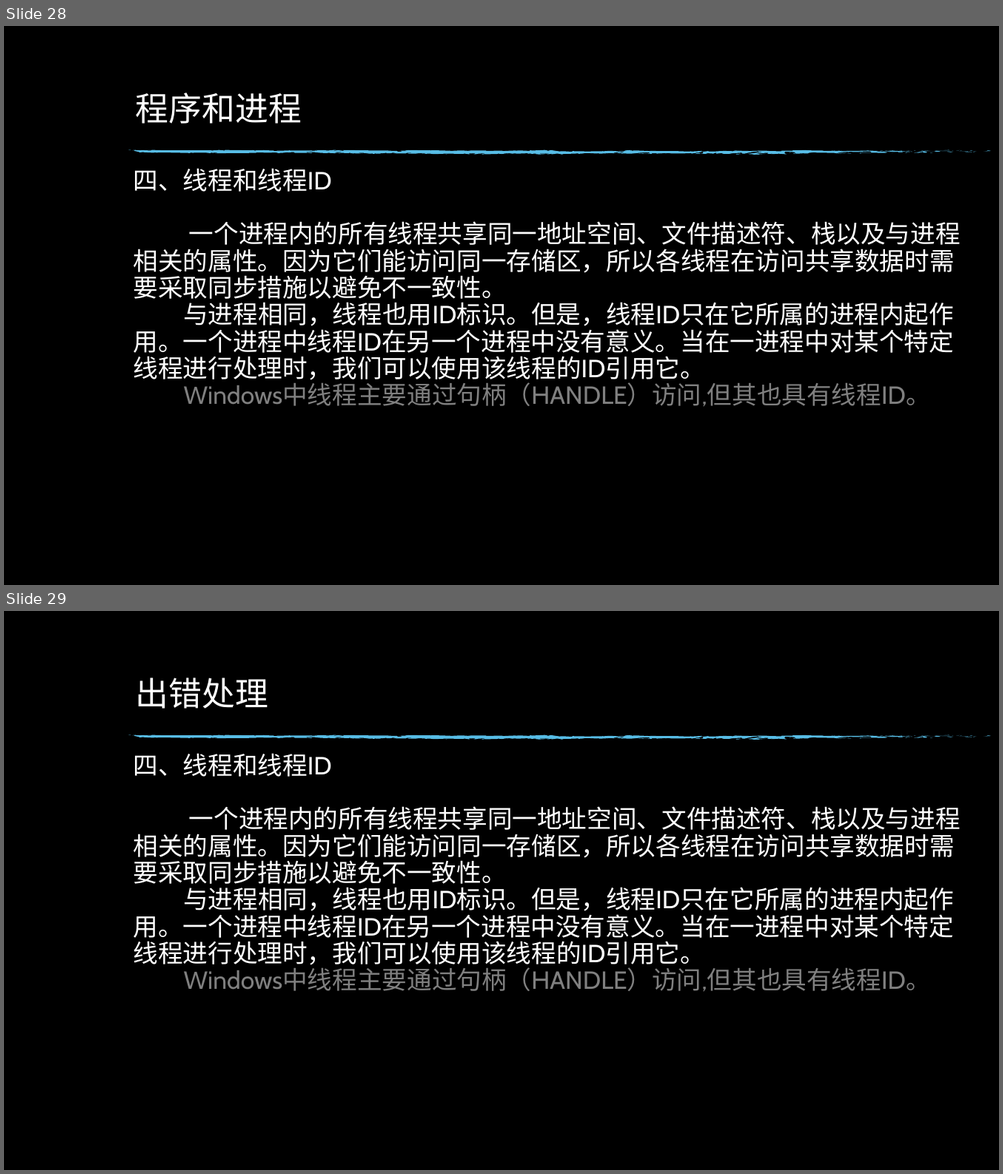
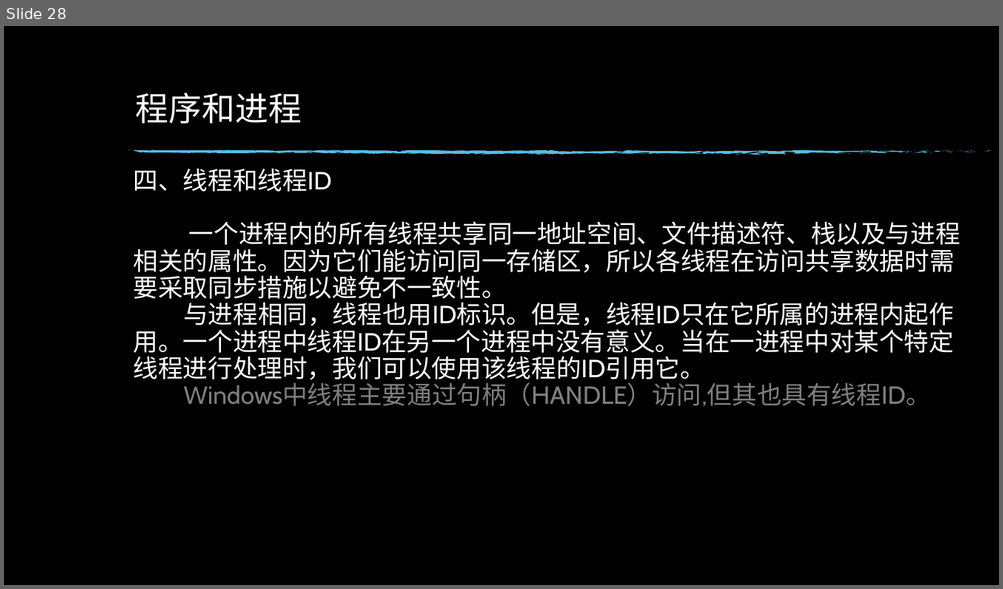
Before and after one commit to hym-dn/APUE, a slide deck: Doc/UNIX开发01.pptx. Shown one above the other, each under a label of ours: slides 28 and 29 before the commit, slide 28 after it. The pictures are 1003x1174 and 1003x589 pixels, drawn with LibreOffice and Linux fonts; fonts in the diff are those of the drawing; background and template pictures are left out. Boxes give left, top, right and bottom in pixels: in the first picture for what was removed or moved away, otherwise in the second. Text is boxed around its words. In the diff, an @@ line names an element or a change of style, - is before the commit and + after.

```diff
--- a/Doc/UNIX开发01.pptx
+++ b/Doc/UNIX开发01.pptx
@@ slide 29 removed at (x1=4, y1=611, x2=999, y2=1170), background picture (left out); not listed: 74 template elements that a slide beside it also shows @@
@@ title removed at (x1=136, y1=678, x2=268, y2=709) @@
-出错处理
@@ text removed at (x1=134, y1=753, x2=960, y2=991) @@
-四、线程和线程ID
-一个进程内的所有线程共享同一地址空间、文件描述符、栈以及与进程相关的属性。因为它们能访问同一存储区，所以各线程在访问共享数据时需要采取同步措施以避免不一致性。
-与进程相同，线程也用ID标识。但是，线程ID只在它所属的进程内起作用。一个进程中线程ID在另一个进程中没有意义。当在一进程中对某个特定线程进行处理时，我们可以使用该线程的ID引用它。
-Windows中线程主要通过句柄（HANDLE）访问,但其也具有线程ID。
```
Also in this commit, not shown: 7 slides added.
